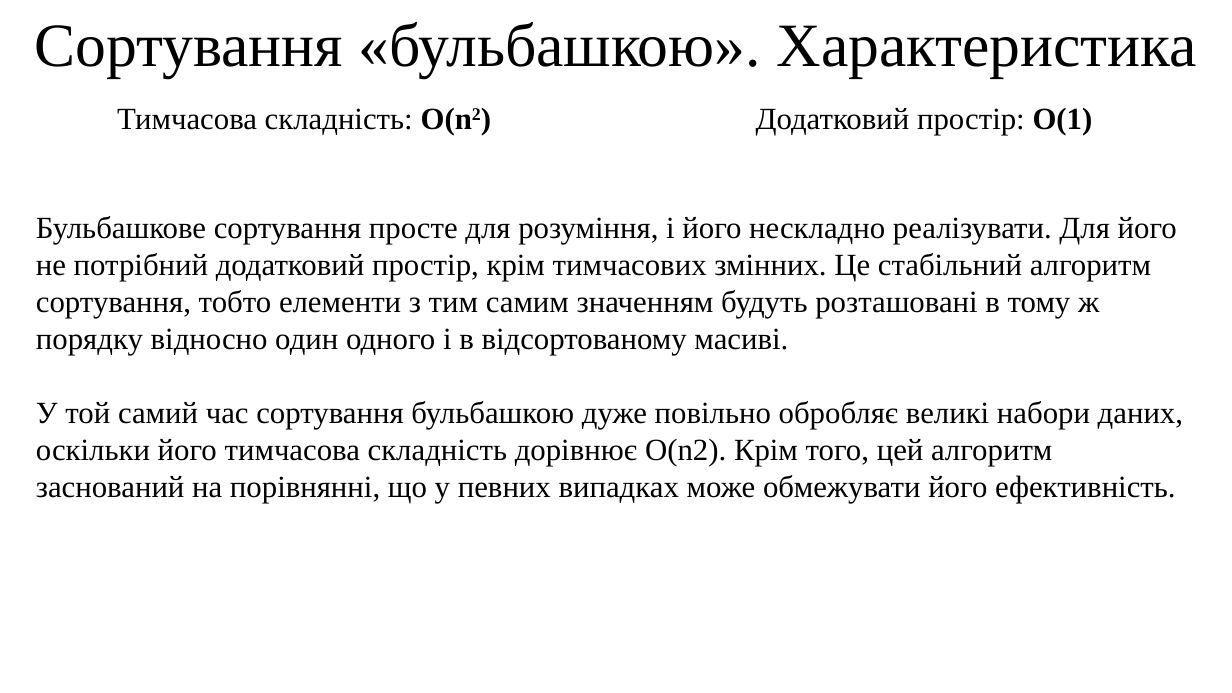
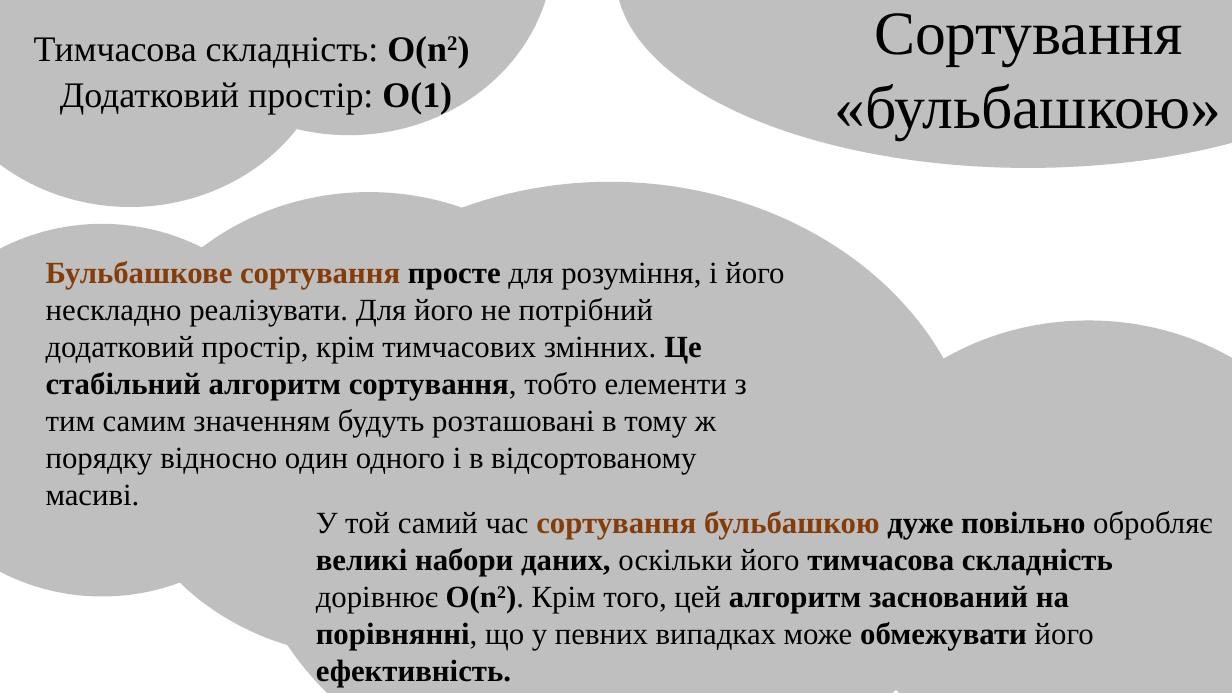
Before and after one commit to arg3ntuum/JavaCourse, a slide deck: slide 7 of Java Урок 8 Масиви. Алгоритми сортування.pptx (slide 6 before the commit). Drawn at 1232x693 pixels with LibreOffice and Linux fonts; fonts in the diff are those of the drawing. Boxes give left, top, right and bottom in pixels: in the first picture for what was removed or moved away, otherwise in the second. Text is boxed around its words. In the diff, an @@ line names an element or a change of style, - is before the commit and + after.

```diff
--- a/Java Урок 8 Масиви. Алгоритми сортування.pptx
+++ b/Java Урок 8 Масиви. Алгоритми сортування.pptx
@@ text "Тимчасова складність: O(n2)": place and size @@
-text "Тимчасова складність: O(n2)" at (117, 108, 472, 135)
+text "Тимчасова складність: O(n2)" at (34, 36, 447, 68)
@@ text "Тимчасова складність: O(n2)" at (34, 36, 447, 68): size 24 to 28 pt @@
@@ ellipse added at (0, 0, 335, 207), fill #BFBFBF @@
@@ ellipse added at (144, 0, 554, 135), fill #BFBFBF @@
@@ ellipse added at (616, 0, 1232, 168), fill #BFBFBF @@
@@ text at (835, 13, 1222, 139): text changed @@
-Сортування «бульбашкою». Характеристика
+Сортування «бульбашкою»
@@ text "Додатковий простір: O(1)" at (60, 82, 452, 115): size 24 to 28 pt @@
@@ text "Додатковий простір: O(1)": place and size @@
-text "Додатковий простір: O(1)" at (756, 108, 1093, 135)
+text "Додатковий простір: O(1)" at (60, 82, 452, 115)
@@ ellipse added at (111, 192, 627, 657), fill #BFBFBF @@
@@ ellipse added at (240, 182, 981, 693), fill #BFBFBF @@
@@ ellipse added at (0, 224, 307, 596), fill #BFBFBF @@
@@ text at (36, 216, 1177, 355): paragraph removed @@
-Бульбашкове сортування просте для розуміння, і його нескладно реалізувати. Для його не потрібний додатковий простір, крім тимчасових змінних. Це стабільний алгоритм сортування, тобто елементи з тим самим значенням будуть розташовані в тому ж порядку відносно один одного і в відсортованому масиві.
@@ text added at (46, 261, 784, 506), 24 pt, text #000000 @@
+Бульбашкове сортування просте для розуміння, і його нескладно реалізувати. Для його не потрібний додатковий простір, крім тимчасових змінних. Це стабільний алгоритм сортування, тобто елементи з тим самим значенням будуть розташовані в тому ж порядку відносно один одного і в відсортованому масиві.
@@ ellipse added at (831, 321, 1232, 693), fill #BFBFBF @@
@@ text "У той самий час сортування ...": place and size @@
-text "У той самий час сортування ..." at (36, 216, 1183, 503)
+text "У той самий час сортування ..." at (316, 511, 1213, 687)
@@ text "У той самий час сортування ..." at (316, 511, 1213, 687): text colour #000000 to #843C0B in "сортування бульбашкою"; now superscript in "O(n2)."; bold on in "сортування бульбашкою дуже повільно великі набори даних, ..." @@
```
Also in this commit, not shown: 5 other slides changed, 1 slide added, 2 other files.
